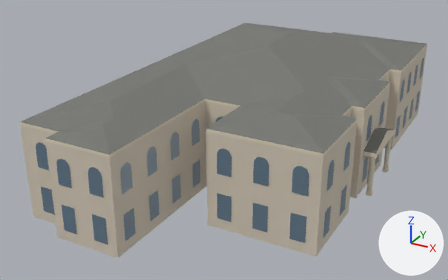
A saved change to the glTF model models/dc-au-battelle-tompkins-memorial-building.glb.
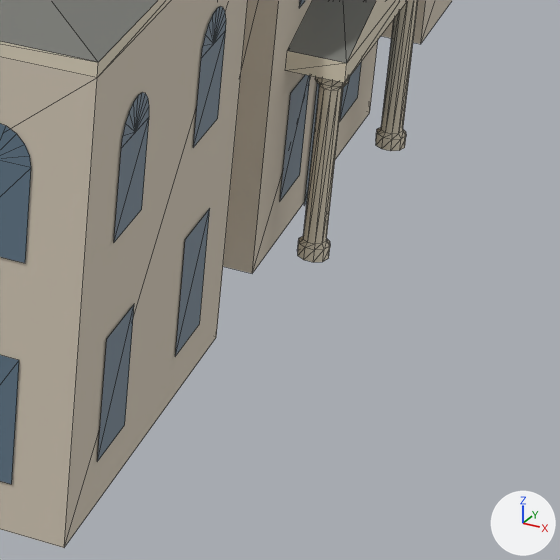
Old and new are each drawn whole from a 50 mm lens placed at (31.3, -66.5, 33.6), pointed at (-1.8, -6.4, 3.5) and again close up on the part from 68% to 94% of the width and 50% to 93% of the height. Arrows for +X, +Y and +Z are at lower right; the lights stay in place. The older version's two pictures come first. The close-ups show mesh edges as thin lines. Vertices at exactly the same position are counted once.

Objects in the first close-up: 'Battelle-Tompkins Memorial Building'.
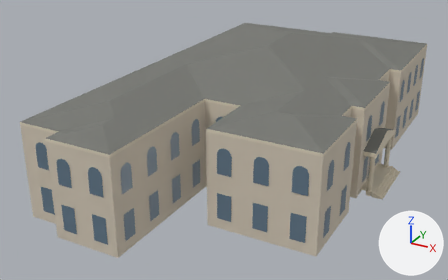
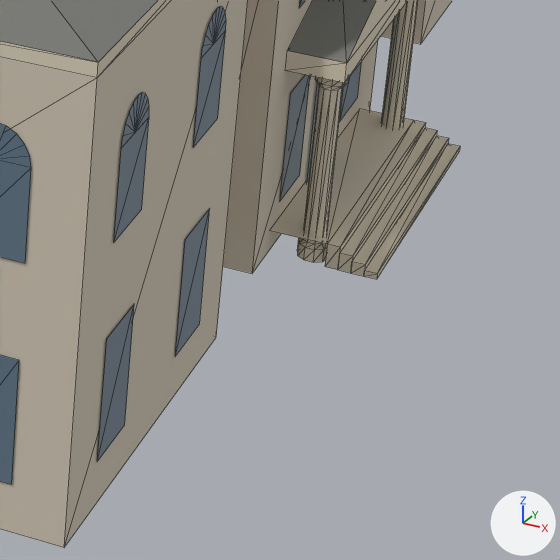
Commit message: Refine Battelle-Tompkins Memorial Building

Where the change shows, as pixel boxes [x1, y1, x2, y2] in the close-ups (560 x 560 px):
'Battelle-Tompkins Memorial Building', reshaped
    before: [0, 0, 452, 548]
    after: [0, 0, 460, 548]
part 1 of me_battelle_tompkins_memorial_building, added (pale yellow)
    after: [270, 109, 460, 279]

What the commit changed:
me_battelle_tompkins_memorial_building is used by ob_battelle_tompkins_memorial_building; location (0.0, 0.0, 0.0).
me_battelle_tompkins_memorial_building had 950 vertices, 925 faces and spanned x -13.6..16.3, y -28.4..23.1, z 0.0..13.6.
me_battelle_tompkins_memorial_building now has 978 vertices, 959 faces and spans x -13.6..17.6, y -28.4..23.1, z 0.0..13.6.
me_battelle_tompkins_memorial_building part 1: a new loose piece of 28 vertices spanning x 14.9..17.6, y -5.3..2.3, z 0.0..0.6, in mat_stone_trim (pale yellow #ded4be).
